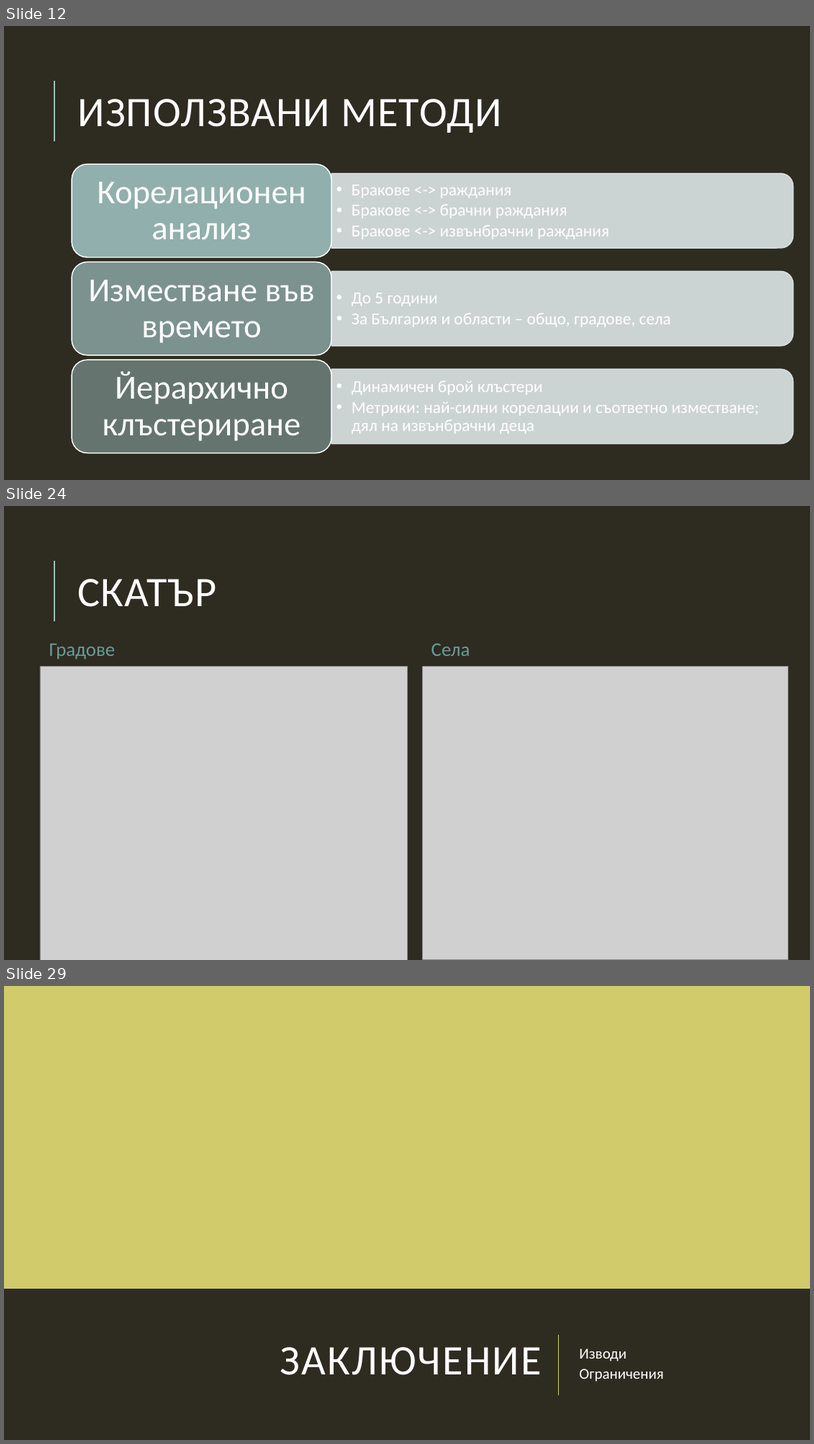
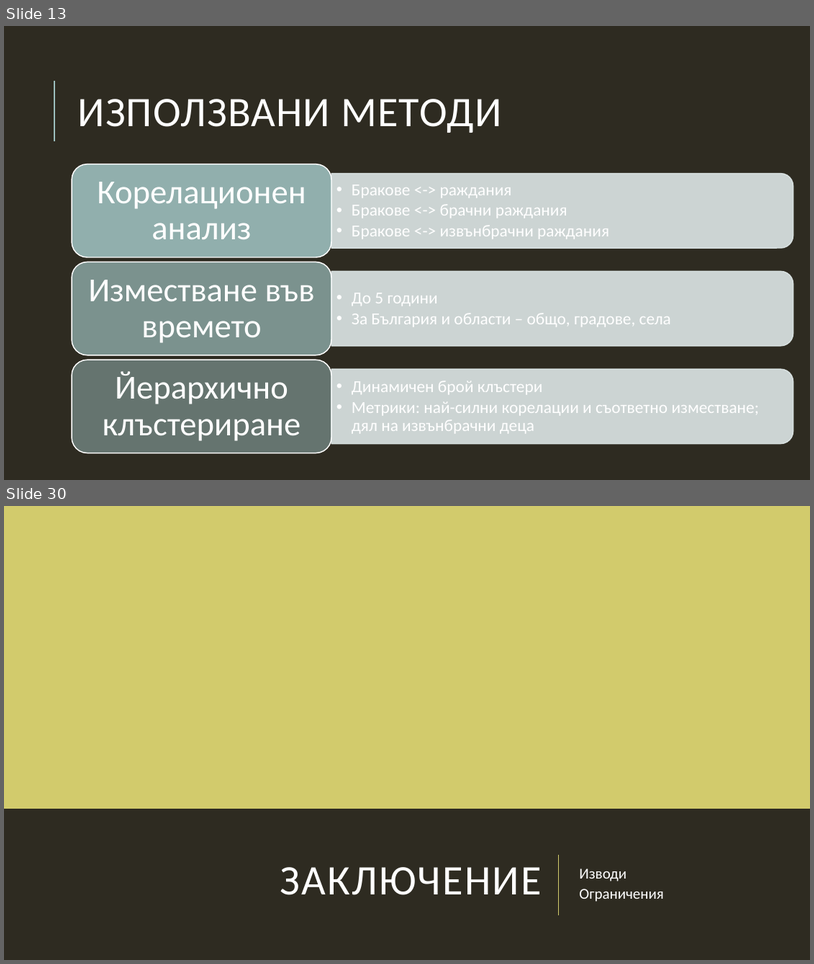
Before and after one commit to sarabadjieva/MITM322_DataMining, a slide deck: Анализ.pptx. Shown one above the other, each under a label of ours: slides 12, 24 and 29 before the commit, slides 13 and 30 after it; the slides between them are not shown. The pictures are 814x1444 and 814x964 pixels, drawn with LibreOffice and Linux fonts; fonts in the diff are those of the drawing; grey boxes stand for pictures. Boxes give left, top, right and bottom in pixels: in the first picture for what was removed or moved away, otherwise in the second. Text is boxed around its words. In the diff, an @@ line names an element or a change of style, - is before the commit and + after.

```diff
--- a/Анализ.pptx
+++ b/Анализ.pptx
@@ slide 24 removed at box(4, 506, 810, 960), background #2E2B21; not listed: 1 template element that a slide beside it also shows @@
@@ title removed at box(77, 579, 216, 607) @@
-СКАТЪР
@@ text removed at box(49, 644, 116, 659) @@
-Градове
@@ text removed at box(432, 643, 471, 656) @@
-Села
@@ picture removed at box(40, 666, 407, 960) @@
@@ picture removed at box(422, 667, 789, 959) @@
@@ what was slide 12 is now slide 13 @@
@@ what was slide 29 is now slide 30 @@
```
Also in this commit, not shown: 18 slides changed, 3 slides added, 1 other slide removed, 24 other files.
